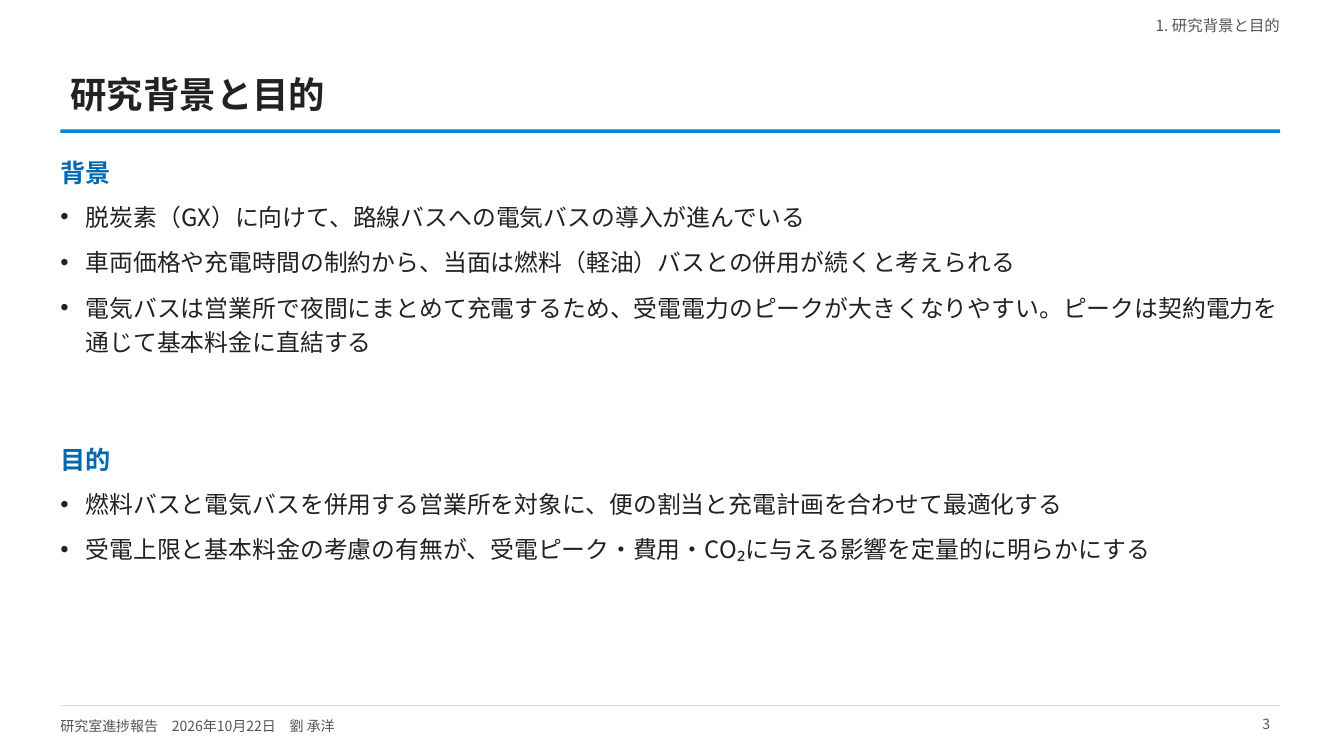
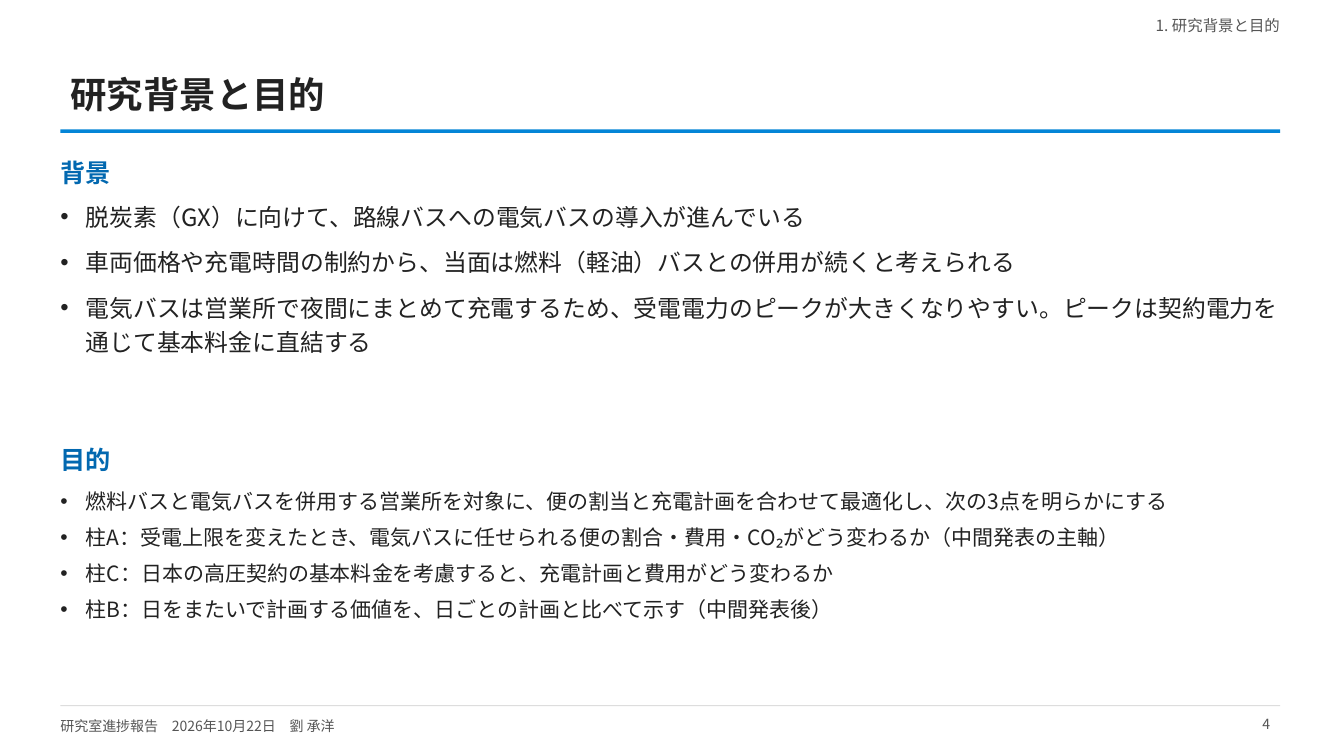
Before and after one commit to CYLIU2003/master-course, a slide deck: slide 4 of outcome/2026-10-22_lab_progress/lab_progress_20261022.pptx (slide 3 before the commit). Drawn at 1344x756 pixels with LibreOffice and Linux fonts; fonts in the diff are those of the drawing. Boxes give left, top, right and bottom in pixels: in the first picture for what was removed or moved away, otherwise in the second. Text is boxed around its words. In the diff, an @@ line names an element or a change of style, - is before the commit and + after.

```diff
--- a/outcome/2026-10-22_lab_progress/lab_progress_20261022.pptx
+++ b/outcome/2026-10-22_lab_progress/lab_progress_20261022.pptx
@@ text at [86,491,1168,619]: text changed; size 17 to 15 pt @@
-• 燃料バスと電気バスを併用する営業所を対象に、便の割当と充電計画を合わせて最適化する
-• 受電上限と基本料金の考慮の有無が、受電ピーク・費用・CO₂に与える影響を定量的に明らかにする
+• 燃料バスと電気バスを併用する営業所を対象に、便の割当と充電計画を合わせて最適化し、次の3点を明らかにする
+• 柱A：受電上限を変えたとき、電気バスに任せられる便の割合・費用・CO₂がどう変わるか（中間発表の主軸）
+• 柱C：日本の高圧契約の基本料金を考慮すると、充電計画と費用がどう変わるか
+• 柱B：日をまたいで計画する価値を、日ごとの計画と比べて示す（中間発表後）
@@ page number at [1262,718,1270,729]: text changed @@
-3
+4
```
Also in this commit, not shown: 9 other slides changed, 3 slides added, 5 other files.
